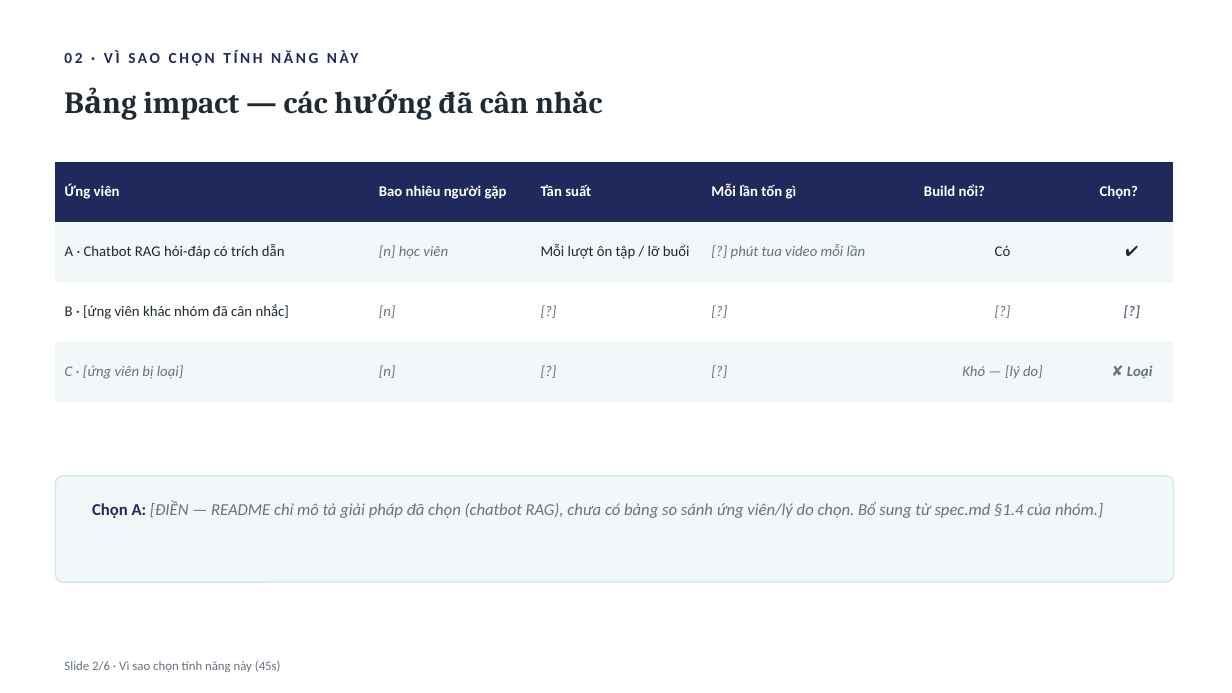
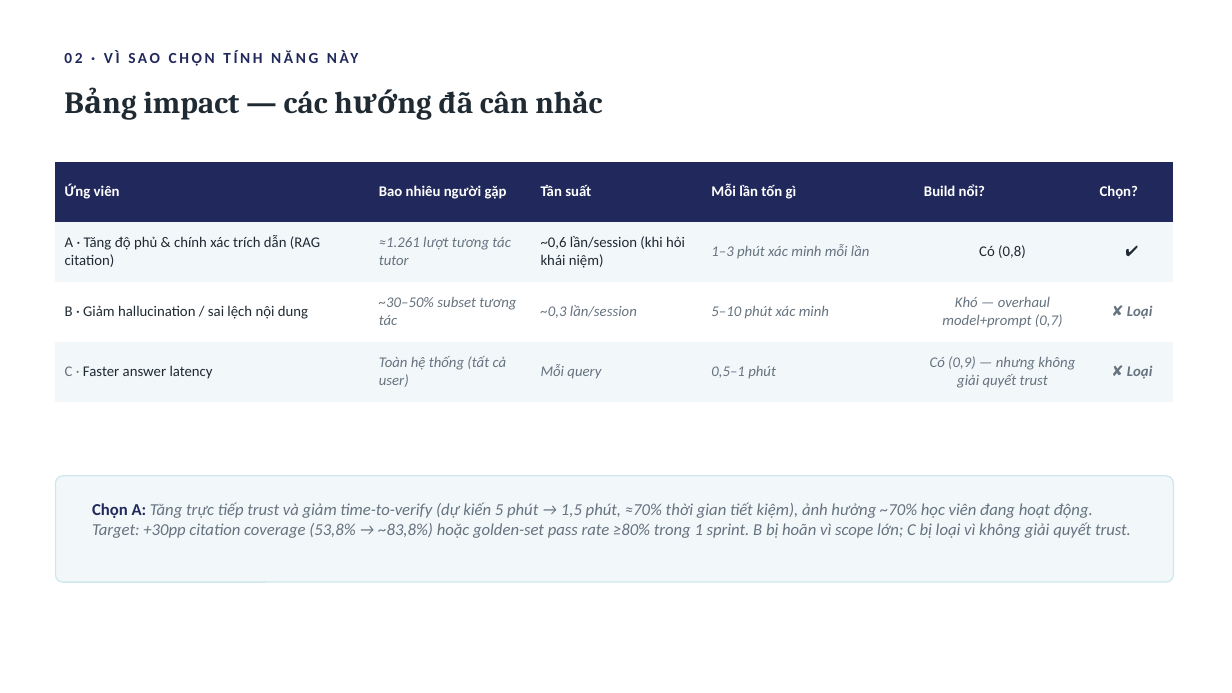
Before and after one commit to Pistachio-Big/K3-hackathon-Funny-E403, a slide deck: slide 2 of slides.pptx. Drawn at 1232x693 pixels with LibreOffice and Linux fonts; fonts in the diff are those of the drawing. Boxes give left, top, right and bottom in pixels: in the first picture for what was removed or moved away, otherwise in the second. Text is boxed around its words. In the diff, an @@ line names an element or a change of style, - is before the commit and + after.

```diff
--- a/slides.pptx
+++ b/slides.pptx
@@ table removed at (x1=55, y1=162, x2=1174, y2=383), 4 rows, 6 columns @@
-Ứng viên | Bao nhiêu người gặp | Tần suất | Mỗi lần tốn gì | Build nổi? | Chọn?
-A · Chatbot RAG hỏi-đáp có trích dẫn | [n] học viên | Mỗi lượt ôn tập / lỡ buổi | [?] phút tua video mỗi lần | Có | ✔
-B · [ứng viên khác nhóm đã cân nhắc] | [n] | [?] | [?] | [?] | [?]
-C · [ứng viên bị loại] | [n] | [?] | [?] | Khó — [lý do] | ✘ Loại
@@ table added at (x1=55, y1=162, x2=1174, y2=402), 4 rows, 6 columns @@
+Ứng viên | Bao nhiêu người gặp | Tần suất | Mỗi lần tốn gì | Build nổi? | Chọn?
+A · Tăng độ phủ & chính xác trích dẫn (RAG citation) | ≈1.261 lượt tương tác tutor | ~0,6 lần/session (khi hỏi khái niệm) | 1–3 phút xác minh mỗi lần | Có (0,8) | ✔
+B · Giảm hallucination / sai lệch nội dung | ~30–50% subset tương tác | ~0,3 lần/session | 5–10 phút xác minh | Khó — overhaul model+prompt (0,7) | ✘ Loại
+C · Faster answer latency | Toàn hệ thống (tất cả user) | Mỗi query | 0,5–1 phút | Có (0,9) — nhưng không giải quyết trust | ✘ Loại
@@ text at (x1=92, y1=502, x2=1131, y2=538): text changed @@
-Chọn A: [ĐIỀN — README chỉ mô tả giải pháp đã chọn (chatbot RAG), chưa có bảng so sánh ứng viên/lý do chọn. Bổ sung từ spec.md §1.4 của nhóm.]
+Chọn A: Tăng trực tiếp trust và giảm time-to-verify (dự kiến 5 phút → 1,5 phút, ≈70% thời gian tiết kiệm), ảnh hưởng ~70% học viên đang hoạt động. Target: +30pp citation coverage (53,8% → ~83,8%) hoặc golden-set pass rate ≥80% trong 1 sprint. B bị hoãn vì scope lớn; C bị loại vì không giải quyết trust.
@@ text removed at (x1=64, y1=661, x2=281, y2=672) @@
-Slide 2/6 · Vì sao chọn tính năng này (45s)
```
Also in this commit, not shown: 4 other slides changed, 1 slide added, 1 slide removed, 1 other file.
